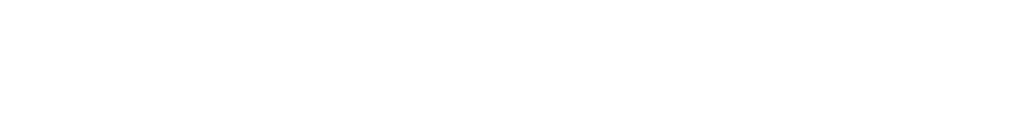
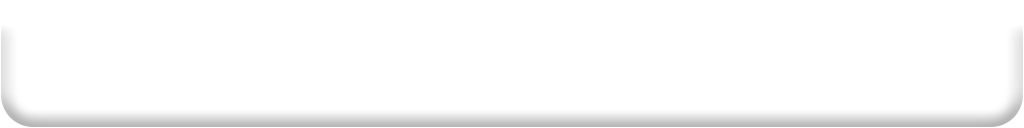
Revision of a layered 1024 x 128 image; what changed, layer by layer:
pixels changed over left=1, top=25, right=1023, bottom=127 (layer not identified)
